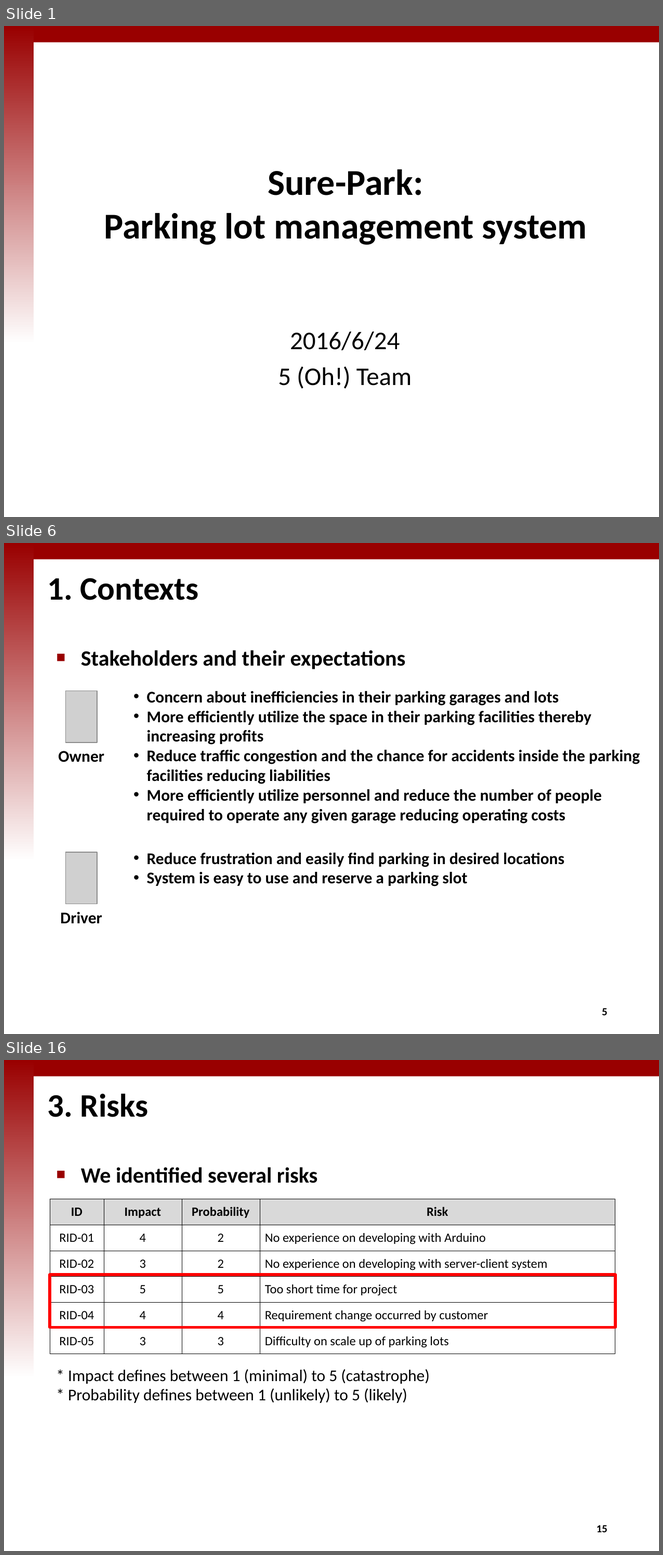
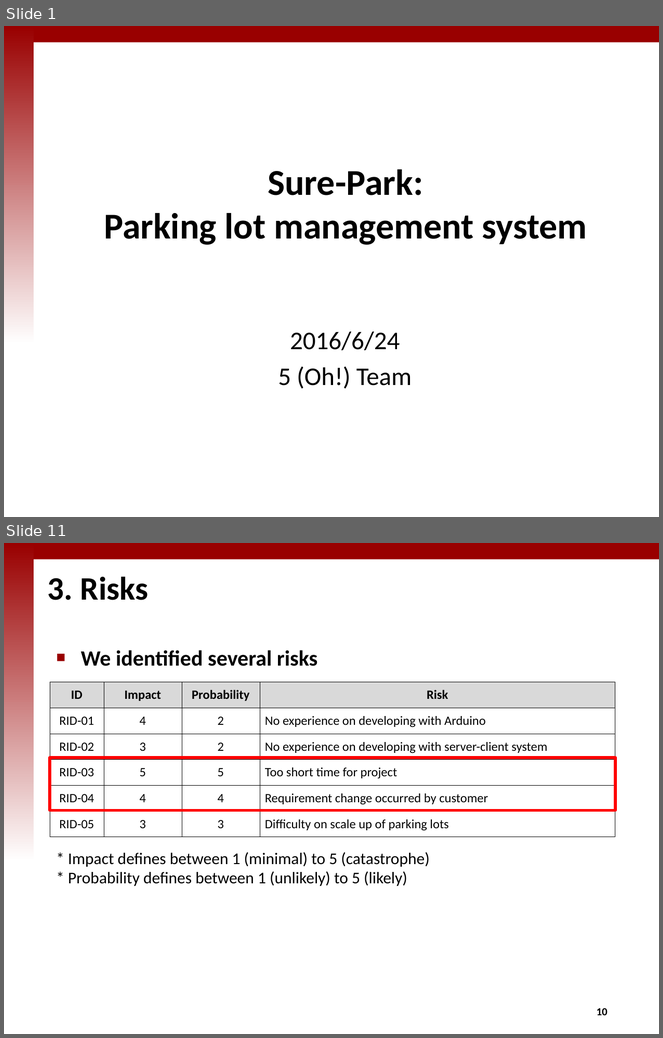
Before and after one commit to iluvjinhee/SureParkSystem, a slide deck: DesignDocument/(5Team_Presentation_002) Final presentation.pptx. Shown one above the other, each under a label of ours: slides 1, 6 and 16 before the commit, slides 1 and 11 after it; the slides between them are not shown. The pictures are 663x1555 and 663x1038 pixels, drawn with LibreOffice and Linux fonts; fonts in the diff are those of the drawing; grey boxes stand for pictures; background and template pictures are left out. Boxes give left, top, right and bottom in pixels: in the first picture for what was removed or moved away, otherwise in the second. Text is boxed around its words. In the diff, an @@ line names an element or a change of style, - is before the commit and + after.

```diff
--- a/DesignDocument/(5Team_Presentation_002) Final presentation.pptx
+++ b/DesignDocument/(5Team_Presentation_002) Final presentation.pptx
@@ slide 6 removed at (x1=4, y1=543, x2=659, y2=1034), background #FFFFFF; not listed: 2 template elements that a slide beside it also shows @@
@@ title removed at (x1=48, y1=578, x2=199, y2=600) @@
-1. Contexts
@@ text removed at (x1=81, y1=650, x2=406, y2=669) @@
-■ Stakeholders and their expectations
@@ picture removed at (x1=65, y1=691, x2=97, y2=743) @@
@@ text removed at (x1=147, y1=691, x2=640, y2=824) @@
-• Concern about inefficiencies in their parking garages and lots
-• More efficiently utilize the space in their parking facilities thereby increasing profits
-• Reduce traffic congestion and the chance for accidents inside the parking facilities reducing liabilities
-• More efficiently utilize personnel and reduce the number of people required to operate any given garage reducing operating costs
@@ text removed at (x1=58, y1=751, x2=104, y2=762) @@
-Owner
@@ picture removed at (x1=65, y1=852, x2=97, y2=904) @@
@@ text removed at (x1=147, y1=853, x2=565, y2=887) @@
-• Reduce frustration and easily find parking in desired locations
-• System is easy to use and reserve a parking slot
@@ text removed at (x1=60, y1=912, x2=102, y2=924) @@
-Driver
@@ page number removed at (x1=602, y1=1008, x2=608, y2=1016) @@
-5
@@ what was slide 16 is now slide 11 @@
@@ page number at (x1=597, y1=1008, x2=608, y2=1016): text changed @@
-15
+10
```
Also in this commit, not shown: 7 slides changed, 2 slides added, 6 other slides removed, 3 other files.
